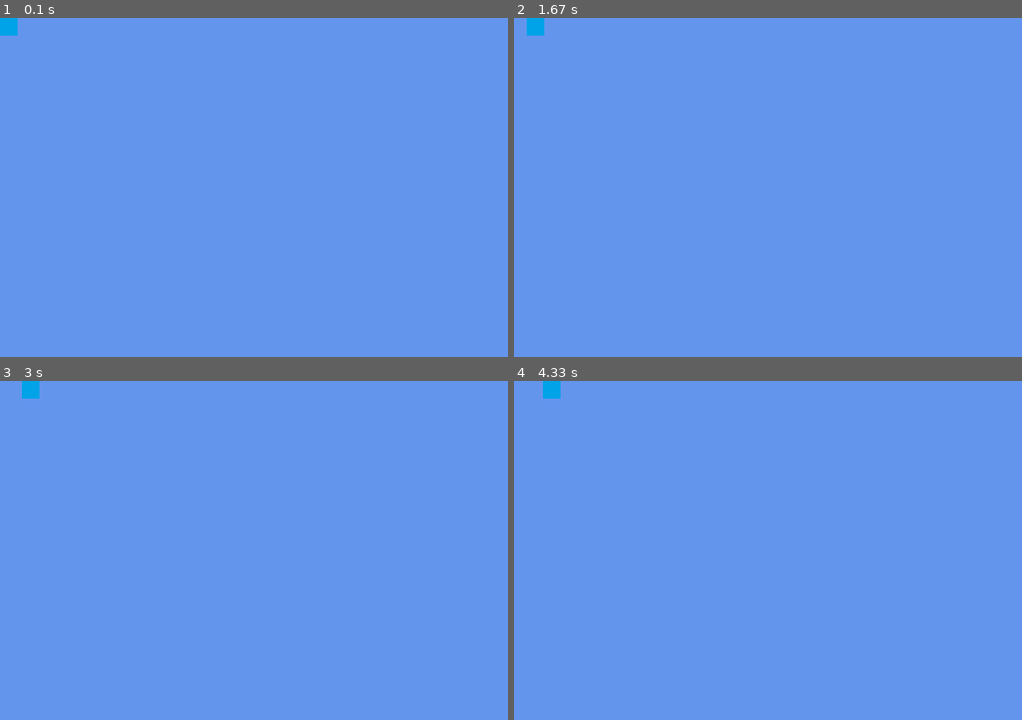
Above: before the commit, frames 1-4 (two rows, left to right).
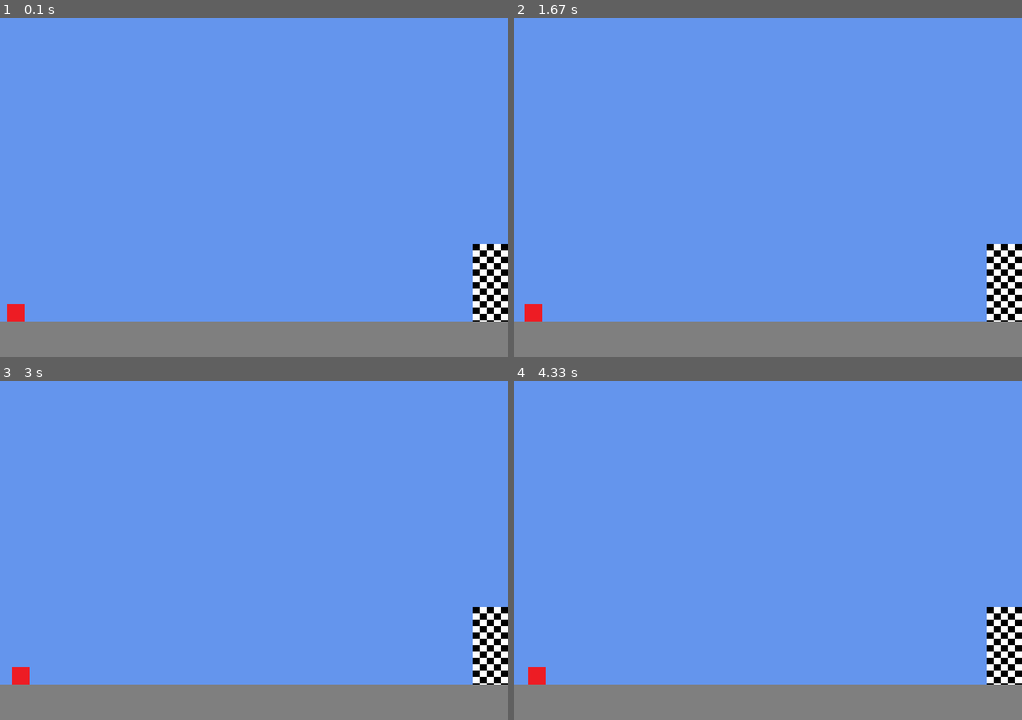
Above: after the commit, the same moments.

Repository: bretcolloff/pygame_base
Game: pygame game, started from game.py
The game is run twice, just before and just after one commit, with the same random seed, the same clock (stepped at 60 frames per second) and the same inputs.
Inputs:
- Up to frame 1 (0.1 s): no input
- Up to frame 2 (1.67 s): hold Right 0.33-0.8 s; hold Right 0.83-1.3 s; hold Left from 1.33 s (still down)
- Up to frame 3 (3 s): release Left at 1.87 s; hold Right 2.33-2.97 s
- Up to frame 4 (4.33 s): hold Left 3-3.47 s; hold Right 3.5-3.97 s; hold Right from 4 s (still down)

The runs differ from the first frame. In frame 1, 12% of the frame differs, in the area x 0-100%, y 0-100%; in frame 2, 12%; in frame 3, 12%; in frame 4, 12%.

Commit message:
Working basic vehicle movement, in the middle of moving logic into a game class.

Diff:
--- a/engine/entities/entity.py
+++ b/engine/entities/entity.py
@@ -6,6 +6,11 @@
         self.image = None
         self.x = None
         self.y = None
+        self.width = None
+        self.height = None
+        self.visible = False
+        self.id = ""
+        self.static = False
         self.visible = False
 
     def load(self, data):
@@ -17,11 +22,20 @@
             position = data['position']
             self.x = position['x']
             self.y = position['y']
-            self.visible = True
         else:
             self.x = None
             self.y = None
-            self.visible = False
+
+        if 'properties' in data:
+            properties = data['properties']
+            self.id = properties['id']
+            self.static = properties['static']
+            self.visible = properties['visible']
+
+        if 'size' in data:
+            size = data['size']
+            self.width = size['width']
+            self.height = size['height']
 
     def render(self, screen):
         if self.visible:
@@ -36,3 +50,6 @@
             self.x -= 1
         if input_map[pygame.K_RIGHT]:
             self.x += 1
+
+    def update(self):
+        return
--- a/engine/resource_managers/entitymanager.py
+++ b/engine/resource_managers/entitymanager.py
@@ -1,3 +1,4 @@
+import importlib
 import json
 
 from engine.entities.entity import Entity
@@ -14,7 +15,21 @@
 
         if 'entities' in data:
             for entityData in data['entities']:
-                entity = Entity()
-                entity.load(entityData)
+                if 'specialisation' in entityData['properties']:
+                    entity = self.instantiate_specialisation(entityData)
+                    self.entities.append(entity)
+                else:
+                    entity = Entity()
+                    entity.load(entityData)
 
-                self.entities.append(entity)
+                    self.entities.append(entity)
+
+
+    def instantiate_specialisation(self, entityData):
+        module = entityData['properties']['specialisation_module']
+        specialisation = entityData['properties']['specialisation']
+
+        Specialisation = getattr(importlib.import_module(module), specialisation)
+        instance = Specialisation()
+        instance.load(entityData)
+        return instance
--- a/game.py
+++ b/game.py
@@ -38,6 +38,8 @@
     inputHandler.apply_input(pygame.key.get_pressed())
 
     # write game logic here
+    for entity in entityManager.entities:
+        entity.update()
 
     # Clear the screen.
     screen.fill((100, 149, 237))
--- /dev/null
+++ b/game/entities/vehicle.py
@@ -0,0 +1,27 @@
+from engine.entities.entity import *
+
+
+class Vehicle(Entity):
+    def __init__(self):
+        Entity.__init__(self)
+        self.velocity = 0
+
+    def process_input(self, input_map):
+        if input_map[pygame.K_LEFT]:
+            self.brake()
+        if input_map[pygame.K_RIGHT]:
+            self.accelerate()
+
+    def accelerate(self):
+        self.velocity += 0.01
+
+    def brake(self):
+        if self.velocity > 0:
+            self.velocity -= 0.05
+
+        # Clamp the value so we don't go backwards.
+        if self.velocity < 0:
+            self.velocity = 0
+
+    def update(self):
+        self.x += self.velocity
--- /dev/null
+++ b/game/game.py
@@ -0,0 +1,16 @@
+class Game():
+    def __init__(self):
+        self.entityManager = None
+        self.inputHandler = None
+
+    def initialise(self):
+        return
+
+    def handle_input(self):
+        return
+
+    def update(self):
+        return
+
+    def render(self):
+        return
--- a/resources/data/data.json
+++ b/resources/data/data.json
@@ -2,11 +2,58 @@
   "entities": [
     {
       "position": {
-        "x": 0,
-        "y": 0
+        "x": 10,
+        "y": 405
+      },
+      "size": {
+        "width": 25,
+        "height": 25
       },
       "resources": {
         "image": "resources/images/sprites/square.png"
+      },
+      "properties": {
+        "visible": true,
+        "static": false,
+        "id": "car",
+        "specialisation_module": "game.entities.vehicle",
+        "specialisation": "Vehicle"
+      }
+    },
+    {
+      "position": {
+        "x": 0,
+        "y": 430
+      },
+      "size": {
+        "width": 720,
+        "height": 50
+      },
+      "resources": {
+        "image": "resources/images/sprites/floor.png"
+      },
+      "properties": {
+        "visible": true,
+        "static": true,
+        "id": "floor"
+      }
+    },
+    {
+      "position": {
+        "x": 670,
+        "y": 320
+      },
+      "size": {
+        "width": 50,
+        "height": 100
+      },
+      "resources": {
+        "image": "resources/images/sprites/wall.png"
+      },
+      "properties": {
+        "visible": true,
+        "static": true,
+        "id": "wall"
       }
     }
   ]
Empty file added: game/__init__.py
Empty file added: game/entities/__init__.py
Binary file added: resources/images/sprites/floor.png
Binary file changed: resources/images/sprites/square.png
Binary file added: resources/images/sprites/wall.png
